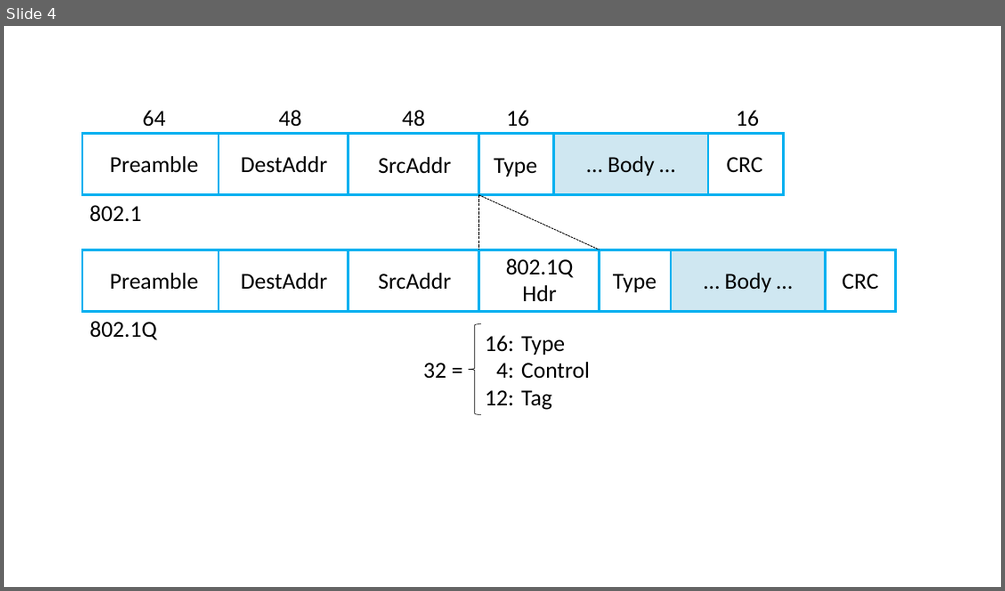
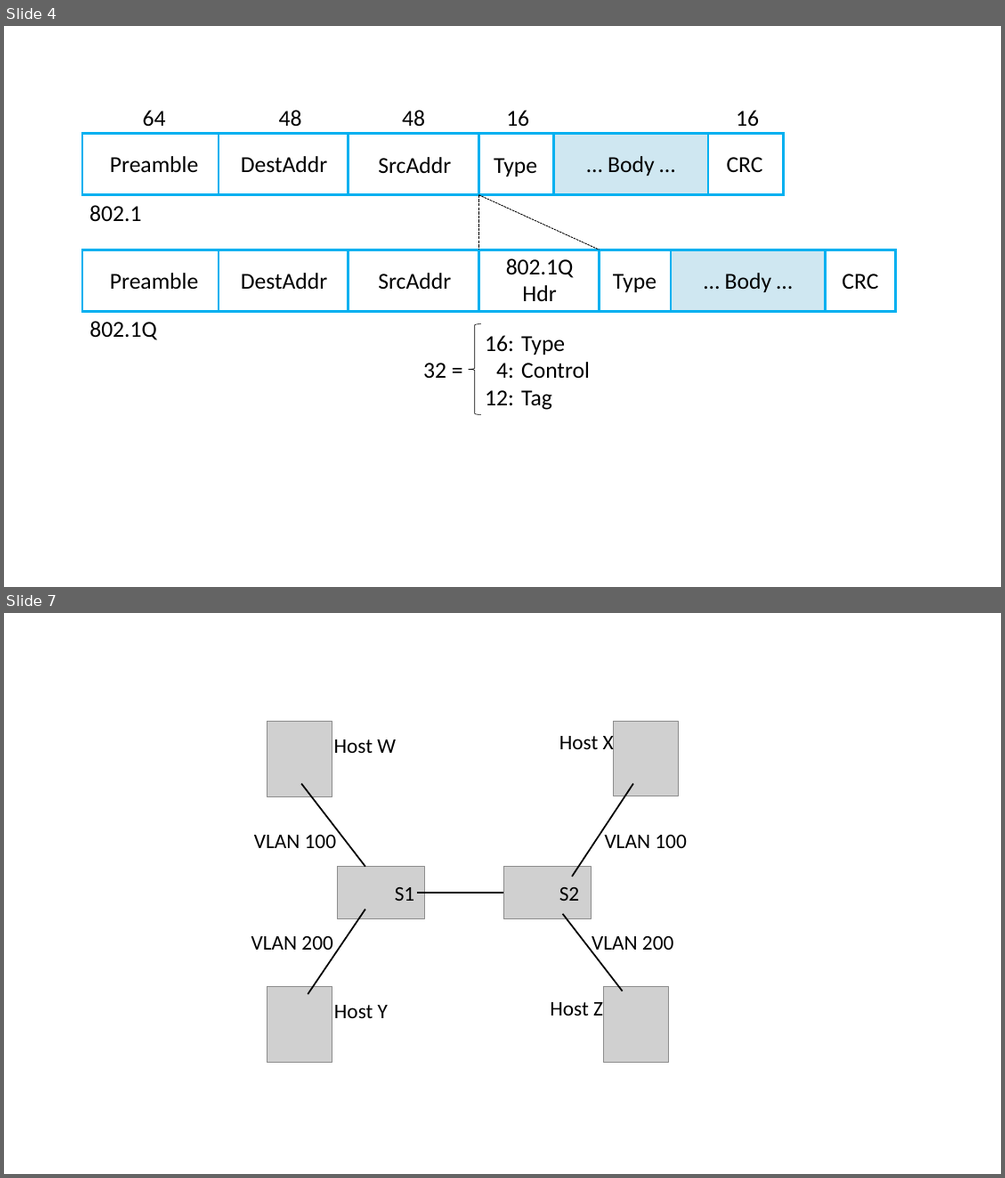
Before and after one commit to llpeterson/internetworking, a slide deck: figures/impl.pptx. Shown one above the other, each under a label of ours: slide 4 before the commit, slides 4 and 7 after it; the slides between them are not shown. The pictures are 1005x591 and 1005x1178 pixels, drawn with LibreOffice and Linux fonts; fonts in the diff are those of the drawing; grey boxes stand for pictures. Boxes give left, top, right and bottom in pixels: in the first picture for what was removed or moved away, otherwise in the second. Text is boxed around its words. In the diff, an @@ line names an element or a change of style, - is before the commit and + after.

```diff
--- a/figures/impl.pptx
+++ b/figures/impl.pptx
@@ slide 7 added at [4,613,1001,1174], background #FFFFFF @@
@@ picture added at [267,721,332,796] @@
@@ text added at [334,739,396,753], 20 pt, text #000000 @@
+Host W
@@ text added at [559,732,614,755], 20 pt, text #000000 @@
+Host X
@@ picture added at [614,721,679,796] @@
@@ line added from (365, 867) to (301, 784), #000000 1.5 pt @@
@@ line added from (573, 876) to (633, 784), #000000 1.5 pt @@
@@ text added at [254,835,336,848], 20 pt, text #000000 @@
+VLAN 100
@@ text added at [605,835,686,848], 20 pt, text #000000 @@
+VLAN 100
@@ picture added at [337,867,424,919] @@
@@ picture added at [503,867,591,919] @@
@@ text added at [395,887,415,900], 20 pt, text #000000 @@
+S1
@@ line added from (417, 892) to (503, 892), #000000 1.5 pt @@
@@ text added at [559,887,580,900], 20 pt, text #000000 @@
+S2
@@ line added from (307, 995) to (365, 909), #000000 1.5 pt @@
@@ line added from (563, 914) to (623, 990), #000000 1.5 pt @@
@@ text added at [251,936,332,949], 20 pt, text #000000 @@
+VLAN 200
@@ text added at [591,936,673,956], 20 pt, text #000000 @@
+VLAN 200
@@ picture added at [267,986,332,1062] @@
@@ picture added at [604,986,669,1062] @@
@@ text added at [334,1005,388,1018], 20 pt, text #000000 @@
+Host Y
@@ text added at [550,1002,603,1015], 20 pt, text #000000 @@
+Host Z
```
Also in this commit, not shown: 2 other slides added, 4 other files.
